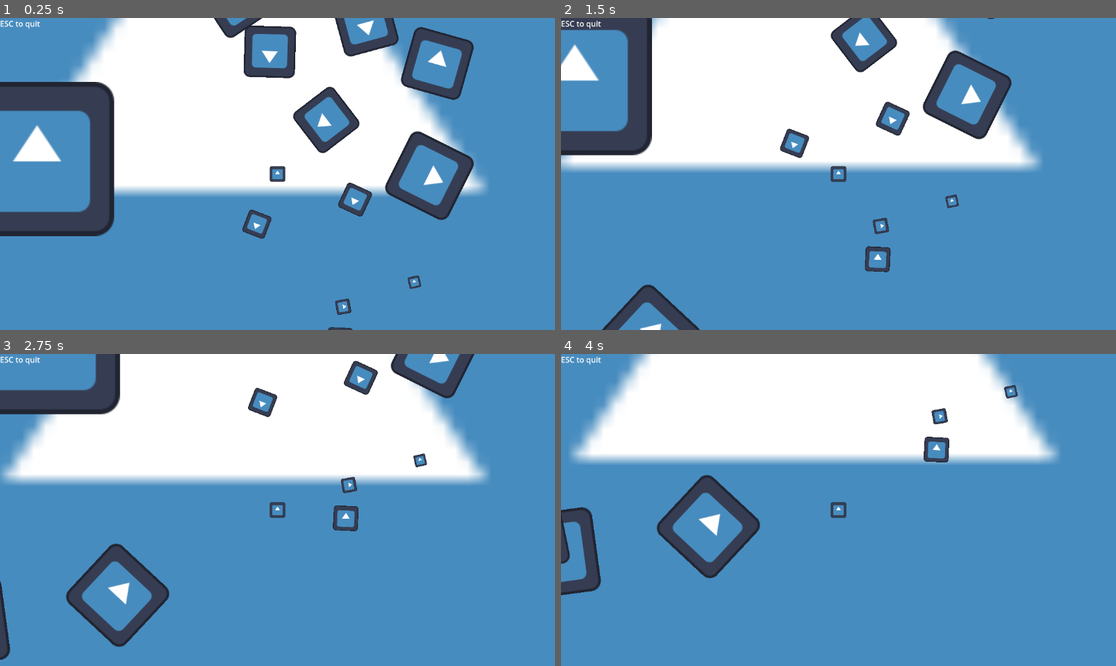
Above: before the commit, frames 1-4 (two rows, left to right).
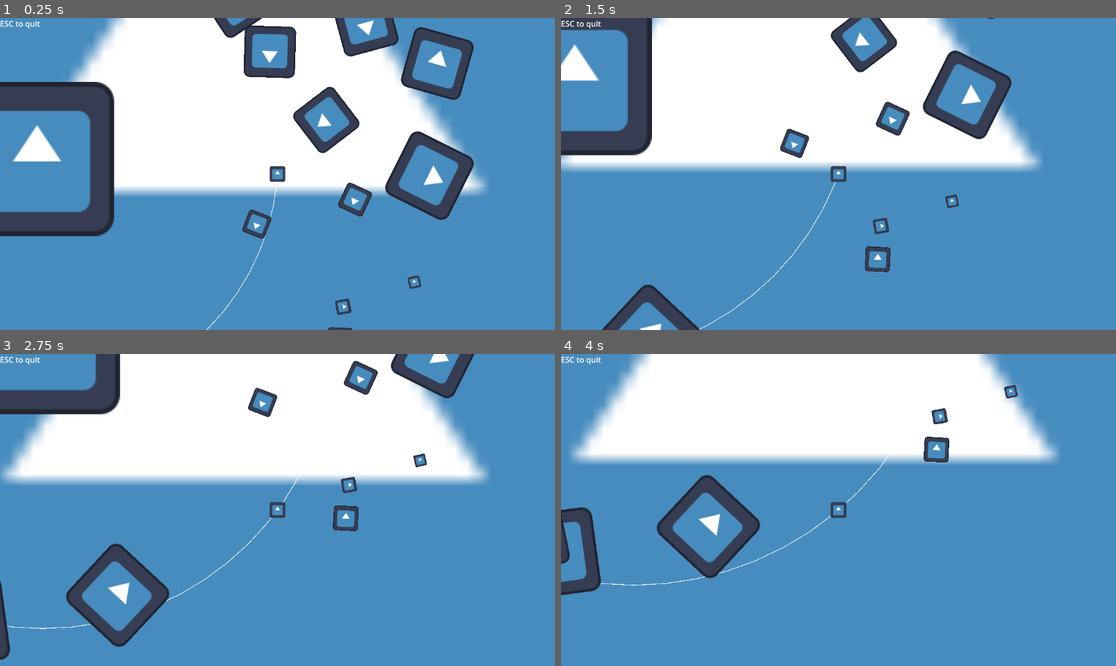
Above: after the commit, the same moments.

Repository: Aroweeri/gmtk2025
Game: Godot game, scene res://scenes/Main.tscn
Same seed, same stepped clock (60 frames per second), same inputs: the game is played once before the commit and once after it. The engine's default icon, where the game draws it, is replaced by a stand-in: a white triangle on a blue panel in a dark square.
Inputs:
- Up to frame 1 (0.25 s): no input
- Up to frame 2 (1.5 s): hold Up (ui_up) 0.53-1.28 s; hold Down (ui_down) from 1.28 s (still down)
- Up to frame 3 (2.75 s): release Down (ui_down) at 2.03 s; hold Up (ui_up) from 2.03 s (still down)
- Up to frame 4 (4 s): release Up (ui_up) at 3.53 s; hold Down (ui_down) from 3.53 s (still down)

The runs differ from the first frame. In frame 1, less than 0.1% of the frame differs, in the area x 37-50%, y 54-100%; in frame 2, 0.1%; in frame 3, 0.1%; in frame 4, 0.2%, in the area x 7-60%, y 32-75%.

Commit message:
Add circle showing trajectory.

Diff:
--- a/scenes/main.gd
+++ b/scenes/main.gd
@@ -1,6 +1,9 @@
 extends Node2D
 
 var Obstacle = preload("res://scenes/obstacle.tscn")
+
+func _process(delta: float) -> void:
+	queue_redraw()
 
 func _init() -> void:
 	for i in range(50):
@@ -21,3 +24,8 @@
 func _input(event: InputEvent) -> void:
 	if(event.is_action_pressed("ui_cancel")):
 		get_tree().quit();
+
+
+func _draw() -> void:
+	var radius = $PlayerRotator/Player.position.x;
+	draw_circle(Vector2.ZERO, radius, Color.WHITE, false, 5)
